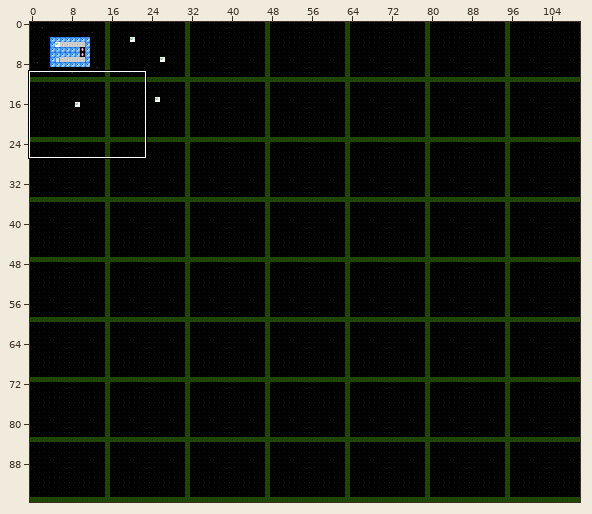
Tiled map -- levels/lvl1.tmx. The picture above shows the old version from afar; the outline marks the close-up.
Close-up. Before the commit:
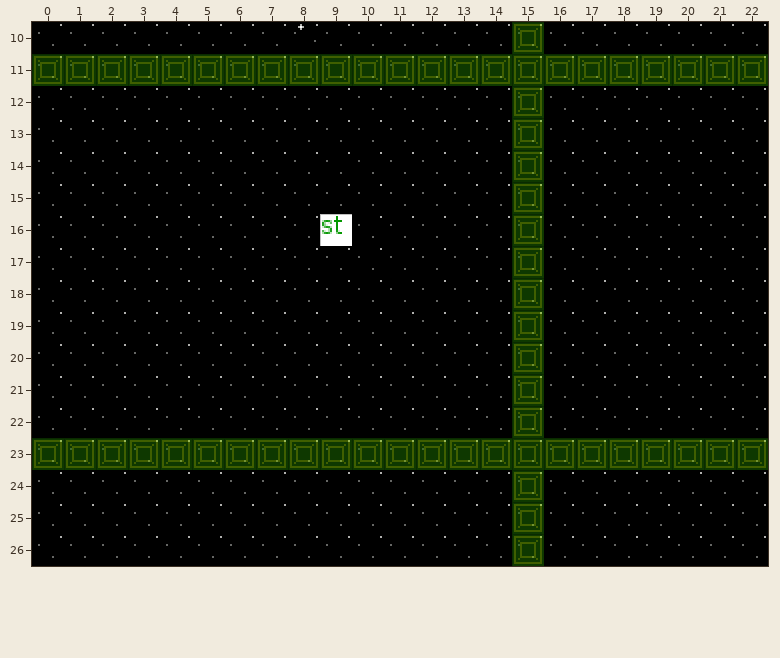
Cells are 16x16 px. Shown: x 0..22, y 10..26.
Now the later version:
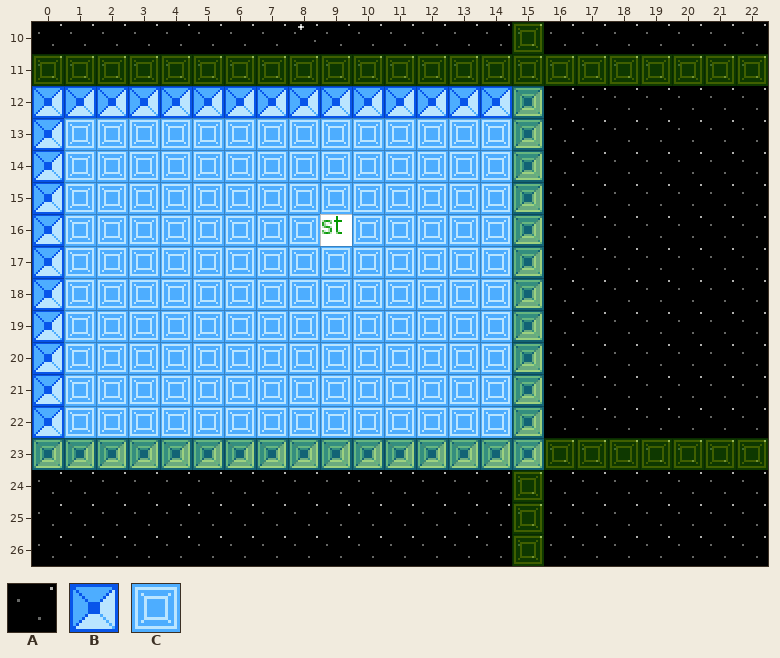
Key: from "Main": A 21, B 72, C 80.
_ is an empty cell.
Diff:
Layer "Tile Layer 1":
Tile B replaces tile A in row 12 at x 0 to 15; in rows 13 to 22 at x 0 and 15; in row 23 at x 0 to 15.
Tile C replaces tile A in rows 13 to 15 at x 1 to 14; in row 16 at x 1 to 8 and 10 to 14; in rows 17 to 22 at x 1 to 14.
Boxes around the changes in both close-ups, in picture pixels (x1, y1, x2, y2):
changed: (32, 86, 544, 470)
